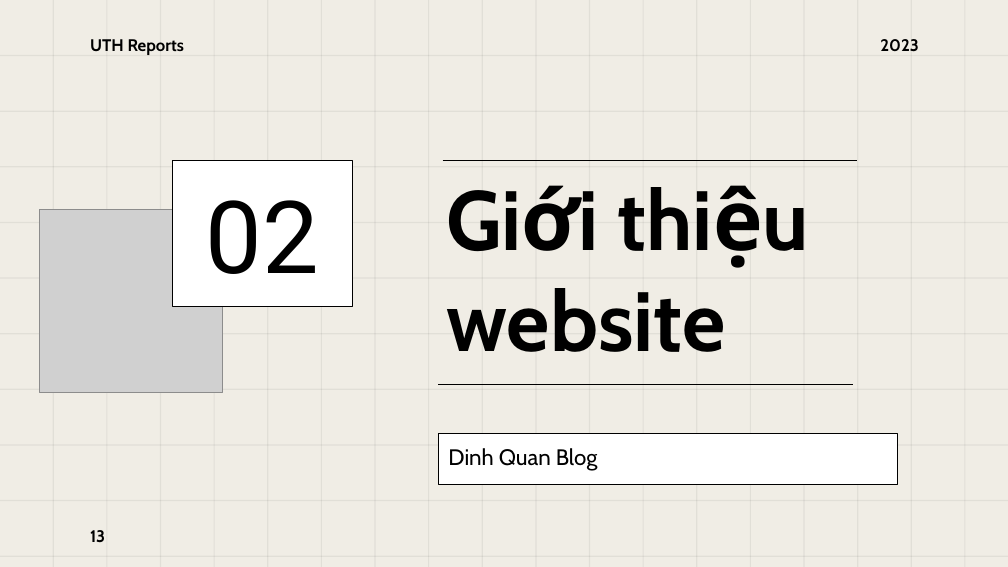
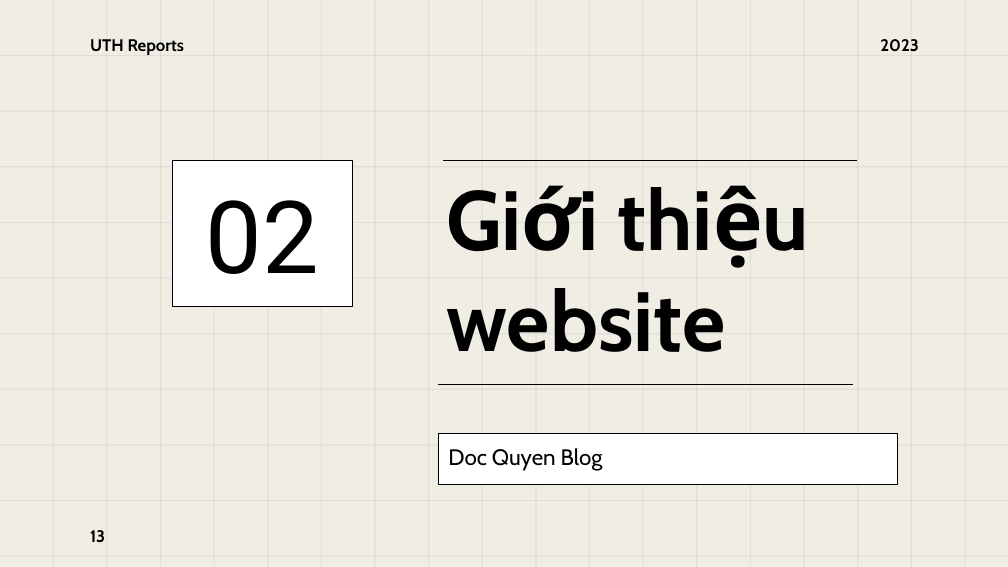
Before and after one commit to ntdinhquan/FullStackApplication, a slide deck: slide 13 of 20H1120161 - Nguyen Tran Dinh Quan.pptx. Drawn at 1008x567 pixels with LibreOffice and Linux fonts; fonts in the diff are those of the drawing; grey boxes stand for pictures. Boxes give left, top, right and bottom in pixels: in the first picture for what was removed or moved away, otherwise in the second. Text is boxed around its words. In the diff, an @@ line names an element or a change of style, - is before the commit and + after.

```diff
--- a/20H1120161 - Nguyen Tran Dinh Quan.pptx
+++ b/20H1120161 - Nguyen Tran Dinh Quan.pptx
@@ picture removed at <box>39,210,223,393</box> @@
@@ subtitle at <box>448,448,603,471</box>: text changed @@
-Dinh Quan Blog
+Doc Quyen Blog
```
Also in this commit, not shown: 2 other slides changed, 6 other files.
